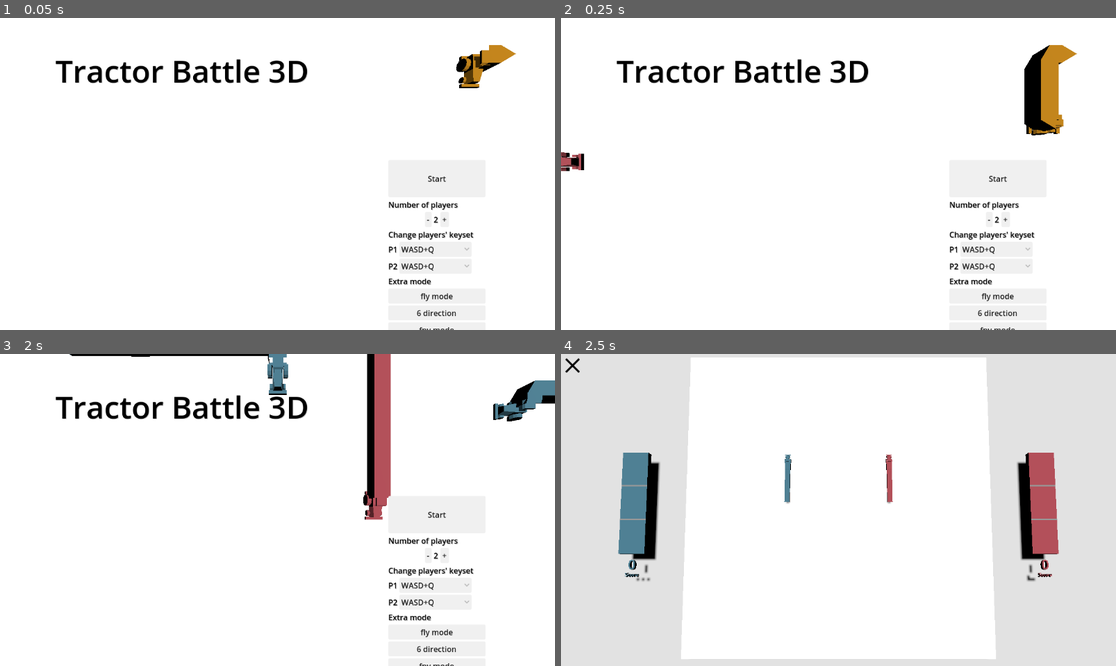
Above: before the commit, frames 1-4 (two rows, left to right).
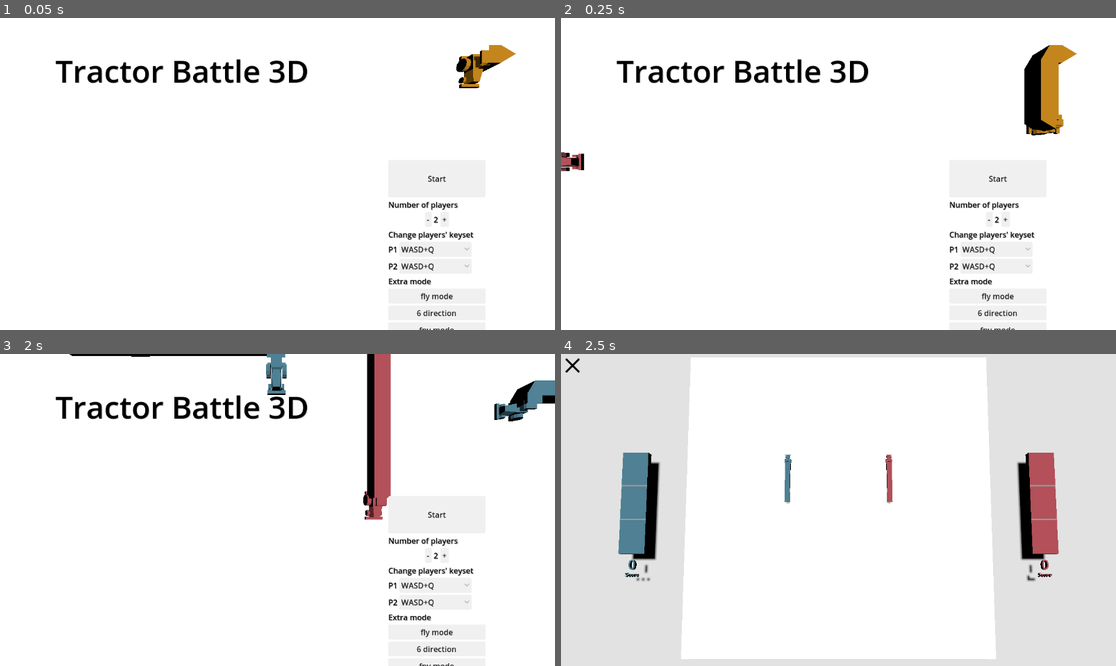
Above: after the commit, the same moments.

Repository: chenyu76/tractor-battle-3D
Game: Godot game, scene res://start.tscn
Two runs of this game, one before a commit and one after it. Both use one fixed random seed, a clock stepped at 60 frames per second and the inputs below.
Inputs (mouse positions are in pixels of both pictures, inside the frame that each line leads up to):
- Up to frame 1 (0.05 s): no input
- Up to frame 2 (0.25 s): no input
- Up to frame 3 (2 s): click "Start" at 0.5 s; click (11, 366) at 1.25 s
- Up to frame 4 (2.5 s): click "Start" at 2 s

Frame 1 is identical in both runs. In frame 2, less than 0.1% of the frame differs, in the area x 88-91%, y 34-37%; in frame 3, 0.3%, in the area x 47-98%, y 0-22%; in frame 4, nothing differs.

Commit message:
修复转向时平移

Diff:
--- a/snake_head.gd
+++ b/snake_head.gd
@@ -270,7 +270,7 @@
 		body.global_transform = self.global_transform
 		body.rotation = $pivot.rotation
 		$SubViewport/BodyContainer.add_child(body)
-		await get_tree().create_timer(1.5 / Abs(velocity)).timeout
+		await get_tree().create_timer(2 / Abs(velocity)).timeout
 		body.disabled = false
 
 	'''
